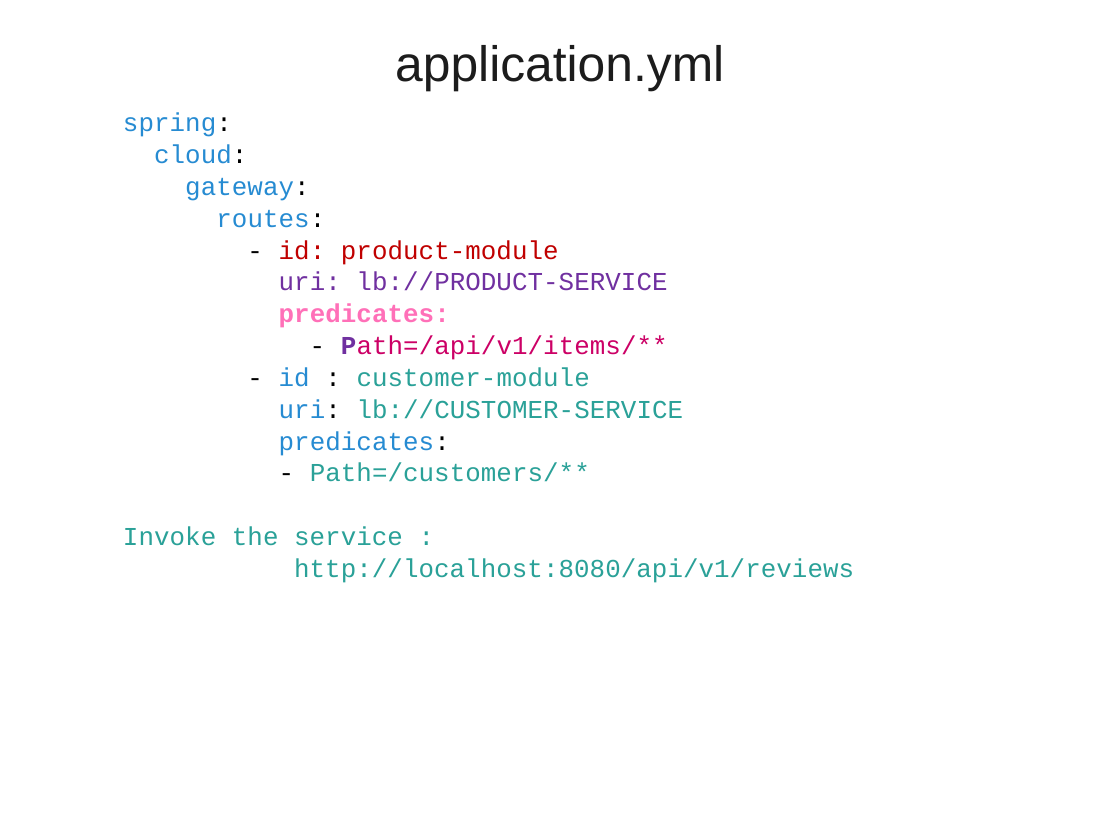
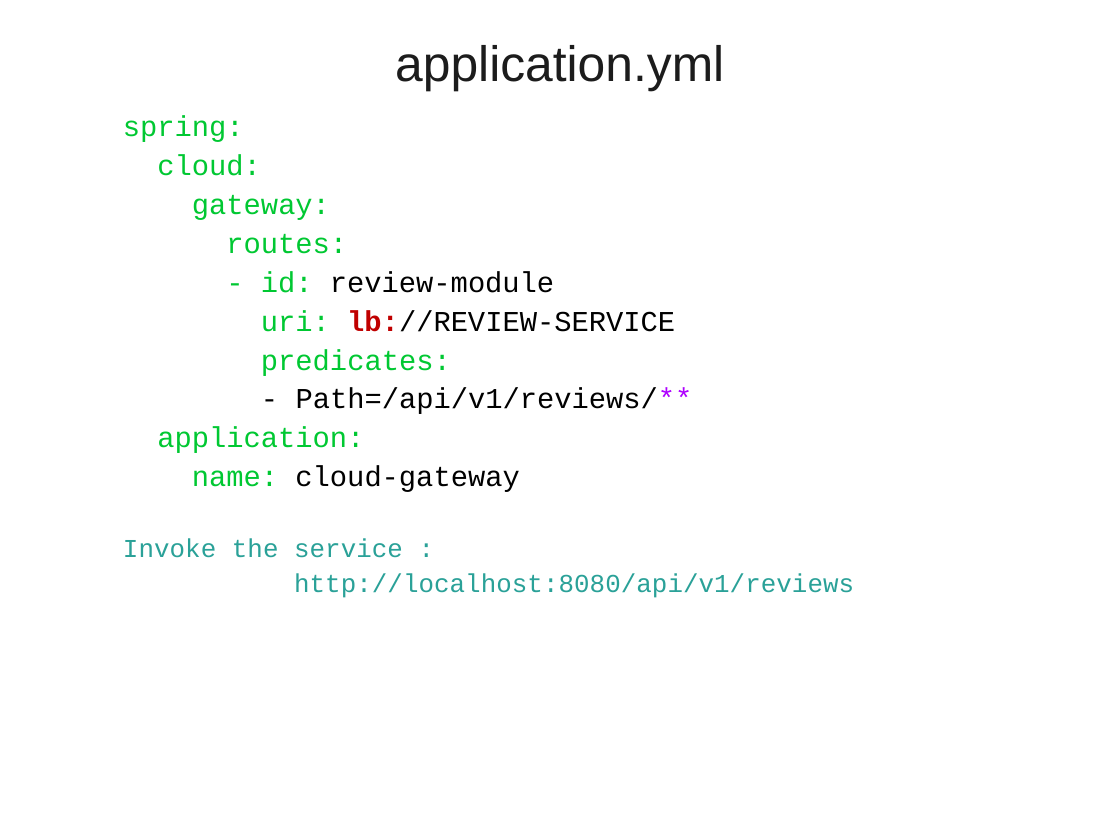
Before and after one commit to vatsank/spring_presentations, a slide deck: slide 34 of SpringMicroService_Module2_Ver02.ppt (slide 32 before the commit). Drawn at 1120x840 pixels with LibreOffice and Linux fonts; fonts in the diff are those of the drawing; background and template pictures are left out. Boxes give left, top, right and bottom in pixels: in the first picture for what was removed or moved away, otherwise in the second. Text is boxed around its words. In the diff, an @@ line names an element or a change of style, - is before the commit and + after.

```diff
--- a/SpringMicroService_Module2_Ver02.ppt
+++ b/SpringMicroService_Module2_Ver02.ppt
@@ text at box(123, 116, 854, 598): size 16.6 to 18.5 pt in "spring:", "cloud:", "gateway:", "routes:" and 1 more places; text colour #268BD2 to #00C832, text colour #000000 to #00C832 in "spring:", "cloud:", "gateway:", "routes:"; text colour #FF70B8 to #00C832, bold off in "predicates:"; line spacing 0.8 to 0.9 @@
@@ text at box(261, 271, 675, 332): text changed; size 16.6 to 18.5 pt; text colour #7030A0 to #000000 @@
-  - id: product-module
-  uri: lb://PRODUCT-SERVICE
+  - id: review-module
+  uri: lb://REVIEW-SERVICE
@@ text at box(157, 388, 693, 492): text changed; size 16.6 to 18.5 pt; text colour #2AA198 to #000000 @@
-  - Path=/api/v1/items/**
-  - id : customer-module
-  uri: lb://CUSTOMER-SERVICE
-  predicates:
-  - Path=/customers/**
+  - Path=/api/v1/reviews/**
+  application:
+  name: cloud-gateway
```
Also in this commit, not shown: 9 other slides changed, 31 slides added.
